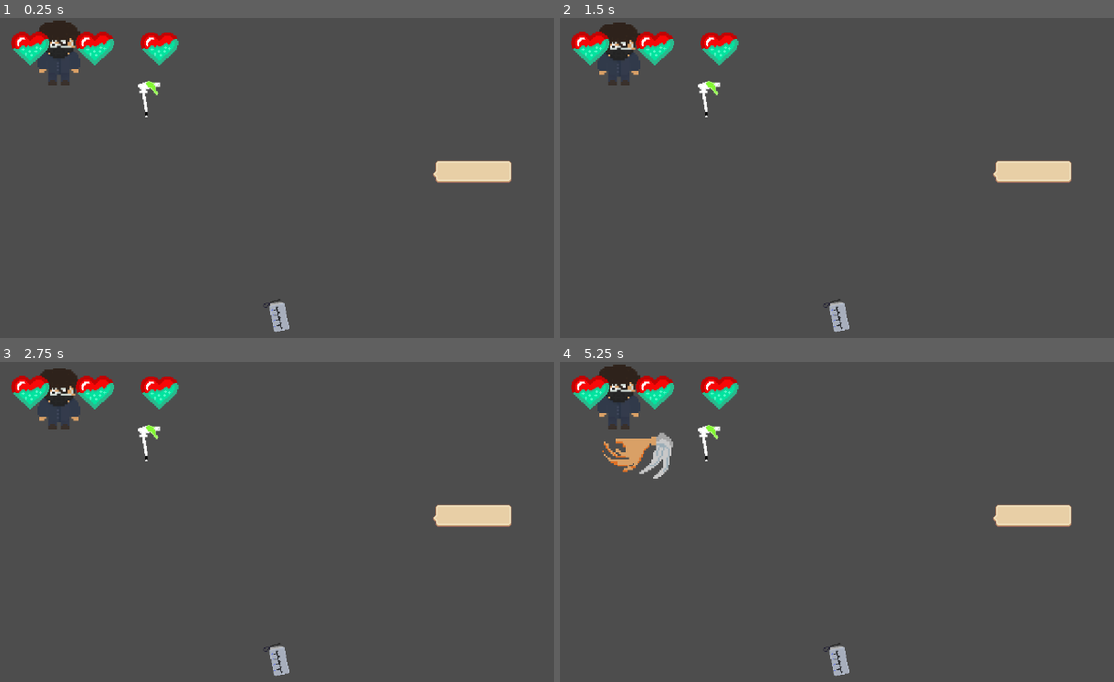
Above: before the commit, frames 1-4 (two rows, left to right).
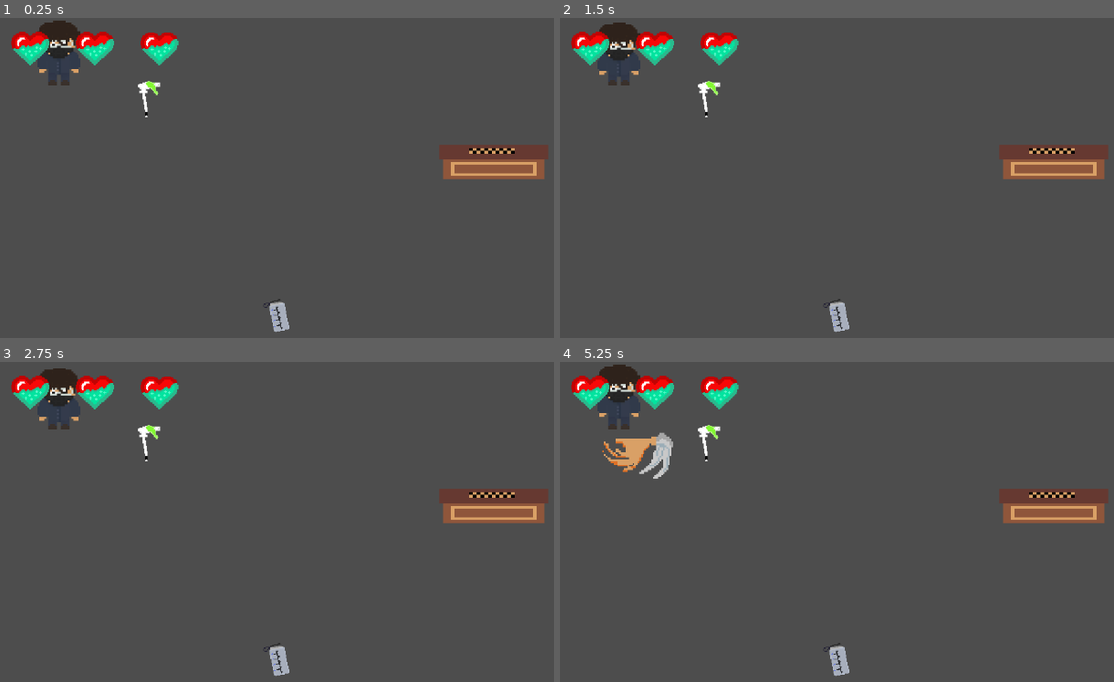
Above: after the commit, the same moments.

Repository: xern0/SleepyShrimpStudios-ChemicalCleanse
Game: Godot game, scene res://table.tscn
Same seed, same stepped clock (60 frames per second), same inputs: the game is played once before the commit and once after it. This scene is started directly instead of the project's main scene.
Inputs (mouse positions are in pixels of both pictures, inside the frame that each line leads up to):
- Up to frame 1 (0.25 s): no input
- Up to frame 2 (1.5 s): move the mouse to (1086, 203) at 0.52 s; hold Right (attack right) 0.53-1.25 s; hold E (interact) 0.53-1.25 s; click (1086, 203) at 0.67 s; drag from (776, 242) to (1036, 171) at 1.27 s
- Up to frame 3 (2.75 s): move the mouse to (437, 477) at 2.02 s; hold Right (attack right) from 2.03 s (still down); hold Shift (run) from 2.03 s (still down)
- Up to frame 4 (5.25 s): release Right (attack right) at 2.75 s; release Shift (run) at 2.75 s; drag from (886, 650) to (615, 458) at 2.77 s; move the mouse to (outside the picture) at 3.52 s; hold Left (attack left) 3.53-4.25 s; tap Space (roll) at 3.6 s; drag from (704, 506) to (565, 410) at 4.27 s; move the mouse to (958, 566) at 5.02 s; hold Down (attack down) from 5.03 s (still down); hold E (interact) from 5.03 s (still down); click (958, 566) at 5.17 s

The runs differ from the first frame. In frame 1, 2.2% of the frame differs, in the area x 78-99%, y 39-52%; in frame 2, 2.2%; in frame 3, 2.2%; in frame 4, 2.2%.

Commit message:
dumpstererrerer

Diff:
--- /dev/null
+++ b/chemical-cleanse/dumpster.gd
@@ -0,0 +1,7 @@
+extends Area2D
+
+@onready var animation_player: AnimationPlayer = $AnimationPlayer
+
+func _ready() -> void:
+	animation_player.play("open")
+	input_pickable = false
--- /dev/null
+++ b/chemical-cleanse/dumpster.tscn
@@ -0,0 +1,92 @@
+[gd_scene load_steps=8 format=3 uid="uid://cdlinkc7mgq64"]
+
+[ext_resource type="Texture2D" uid="uid://wn5jjki3cr5q" path="res://assets/Items/Closed Dumpster-Recovered..png" id="1_p0u2l"]
+[ext_resource type="Script" uid="uid://b8wrkanipwajw" path="res://dumpster.gd" id="1_v7t28"]
+[ext_resource type="Texture2D" uid="uid://e0u8v7w4gwrk" path="res://assets/Items/Sprite-0001-Recovered..png" id="3_kqkgi"]
+
+[sub_resource type="RectangleShape2D" id="RectangleShape2D_s6wpt"]
+size = Vector2(62, 106)
+
+[sub_resource type="Animation" id="Animation_aslgh"]
+resource_name = "open"
+tracks/0/type = "value"
+tracks/0/imported = false
+tracks/0/enabled = true
+tracks/0/path = NodePath("ClosedDumpsterRecovered_:visible")
+tracks/0/interp = 1
+tracks/0/loop_wrap = true
+tracks/0/keys = {
+"times": PackedFloat32Array(0, 0.2),
+"transitions": PackedFloat32Array(1, 1),
+"update": 1,
+"values": [true, false]
+}
+tracks/1/type = "value"
+tracks/1/imported = false
+tracks/1/enabled = true
+tracks/1/path = NodePath("Sprite0001Recovered_:visible")
+tracks/1/interp = 1
+tracks/1/loop_wrap = true
+tracks/1/keys = {
+"times": PackedFloat32Array(0, 0.2),
+"transitions": PackedFloat32Array(1, 1),
+"update": 1,
+"values": [false, true]
+}
+
+[sub_resource type="Animation" id="Animation_l8qth"]
+length = 0.001
+tracks/0/type = "value"
+tracks/0/imported = false
+tracks/0/enabled = true
+tracks/0/path = NodePath("ClosedDumpsterRecovered_:visible")
+tracks/0/interp = 1
+tracks/0/loop_wrap = true
+tracks/0/keys = {
+"times": PackedFloat32Array(0),
+"transitions": PackedFloat32Array(1),
+"update": 1,
+"values": [true]
+}
+tracks/1/type = "value"
+tracks/1/imported = false
+tracks/1/enabled = true
+tracks/1/path = NodePath("Sprite0001Recovered_:visible")
+tracks/1/interp = 1
+tracks/1/loop_wrap = true
+tracks/1/keys = {
+"times": PackedFloat32Array(0),
+"transitions": PackedFloat32Array(1),
+"update": 1,
+"values": [false]
+}
+
+[sub_resource type="AnimationLibrary" id="AnimationLibrary_y4o1o"]
+_data = {
+&"RESET": SubResource("Animation_l8qth"),
+&"open": SubResource("Animation_aslgh")
+}
+
+[node name="dumpster" type="Area2D"]
+script = ExtResource("1_v7t28")
+
+[node name="CollisionShape2D" type="CollisionShape2D" parent="."]
+position = Vector2(36, 53)
+shape = SubResource("RectangleShape2D_s6wpt")
+
+[node name="ClosedDumpsterRecovered_" type="Sprite2D" parent="."]
+position = Vector2(34, 39.000004)
+scale = Vector2(1.4374999, 1.4374999)
+texture = ExtResource("1_p0u2l")
+
+[node name="AnimationPlayer" type="AnimationPlayer" parent="."]
+libraries = {
+&"": SubResource("AnimationLibrary_y4o1o")
+}
+autoplay = "open"
+
+[node name="Sprite0001Recovered_" type="Sprite2D" parent="."]
+visible = false
+position = Vector2(35, 38)
+scale = Vector2(1.4335938, 1.4335938)
+texture = ExtResource("3_kqkgi")
--- a/chemical-cleanse/table.tscn
+++ b/chemical-cleanse/table.tscn
@@ -1,7 +1,7 @@
-[gd_scene load_steps=9 format=3 uid="uid://cjv8wxiwn3nkp"]
+[gd_scene load_steps=10 format=3 uid="uid://cjv8wxiwn3nkp"]
 
 [ext_resource type="Script" uid="uid://cfyiepdonltrv" path="res://table.gd" id="1_v5i0k"]
-[ext_resource type="Texture2D" uid="uid://ddxhxvvidic5" path="res://assets/Sprite sheets/Dialouge UI/dialog box medium.png" id="2_kl0hw"]
+[ext_resource type="Texture2D" uid="uid://8pujj3b0s7f6" path="res://assets/Items/Craft Table-0001.png" id="2_bhh2s"]
 [ext_resource type="PackedScene" uid="uid://cyxnni35dh6b" path="res://fred.tscn" id="3_kl0hw"]
 [ext_resource type="PackedScene" uid="uid://c6tli2v1woh4v" path="res://cradting_ui.tscn" id="4_vjl2i"]
 [ext_resource type="PackedScene" uid="uid://cmyhel2k7572i" path="res://Nozzle.tscn" id="5_jry6c"]
@@ -9,18 +9,22 @@
 [ext_resource type="PackedScene" uid="uid://dbu4hbmyjoogq" path="res://inventory/Inv_UI.tscn" id="7_bhh2s"]
 
 [sub_resource type="RectangleShape2D" id="RectangleShape2D_vjl2i"]
-size = Vector2(139, 39)
+size = Vector2(199.5, 95.5)
+
+[sub_resource type="AtlasTexture" id="AtlasTexture_64sdq"]
+atlas = ExtResource("2_bhh2s")
 
 [node name="Table" type="Area2D"]
 script = ExtResource("1_v5i0k")
 
 [node name="CollisionShape2D" type="CollisionShape2D" parent="."]
-position = Vector2(750, 244)
+position = Vector2(780.25, 215.75)
 shape = SubResource("RectangleShape2D_vjl2i")
 
 [node name="Sprite2D" type="Sprite2D" parent="."]
-position = Vector2(746, 243)
-texture = ExtResource("2_kl0hw")
+position = Vector2(783, 205.75003)
+scale = Vector2(5.937501, 4.4531236)
+texture = SubResource("AtlasTexture_64sdq")
 
 [node name="fred" parent="." instance=ExtResource("3_kl0hw")]
 
Binary file added: chemical-cleanse/assets/Items/Closed Dumpster-Recovered..png
Not shown, added: chemical-cleanse/assets/Items/Closed Dumpster-Recovered..png.import
Binary file added: chemical-cleanse/assets/Items/Craft Table-0001.png
Not shown, added: chemical-cleanse/assets/Items/Craft Table-0001.png.import
Binary file added: chemical-cleanse/assets/Items/Sprite-0001-Recovered..png
Not shown, added: chemical-cleanse/assets/Items/Sprite-0001-Recovered..png.import
Not shown, added: chemical-cleanse/dumpster.gd.uid
